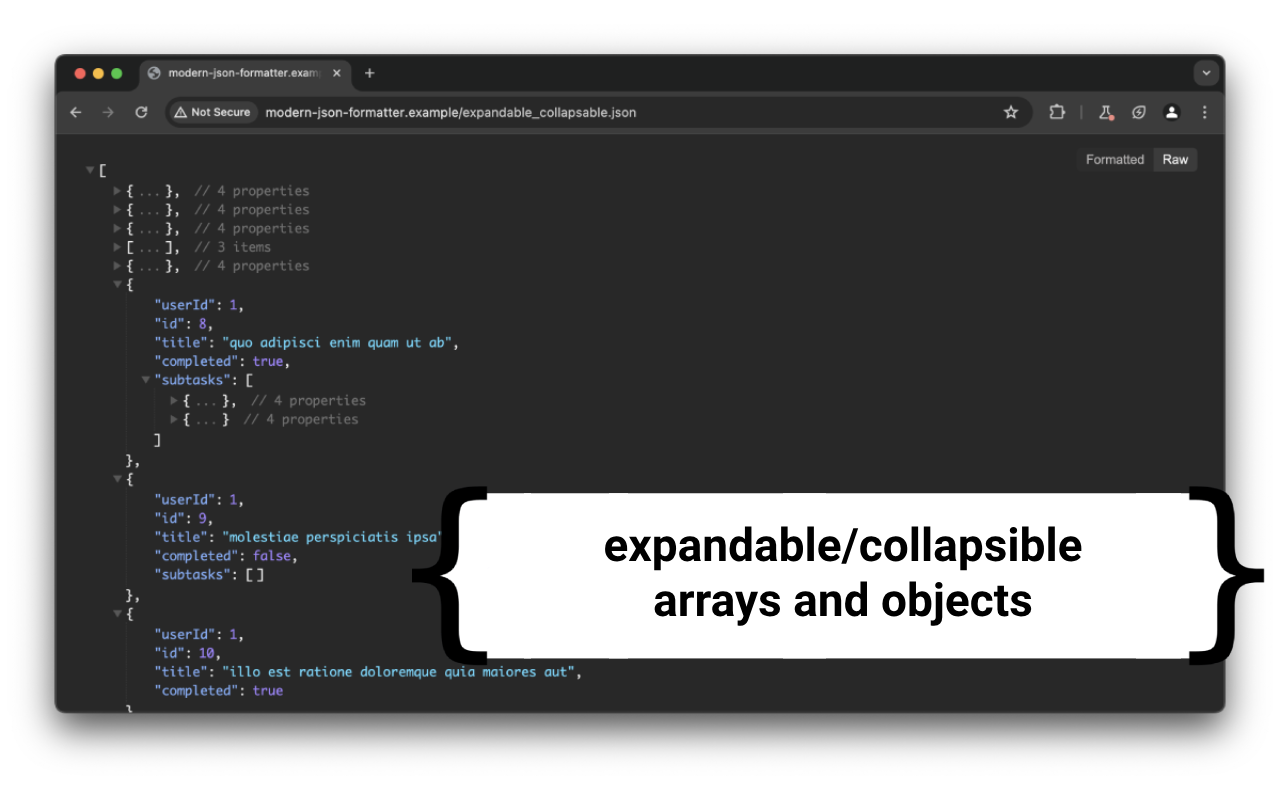
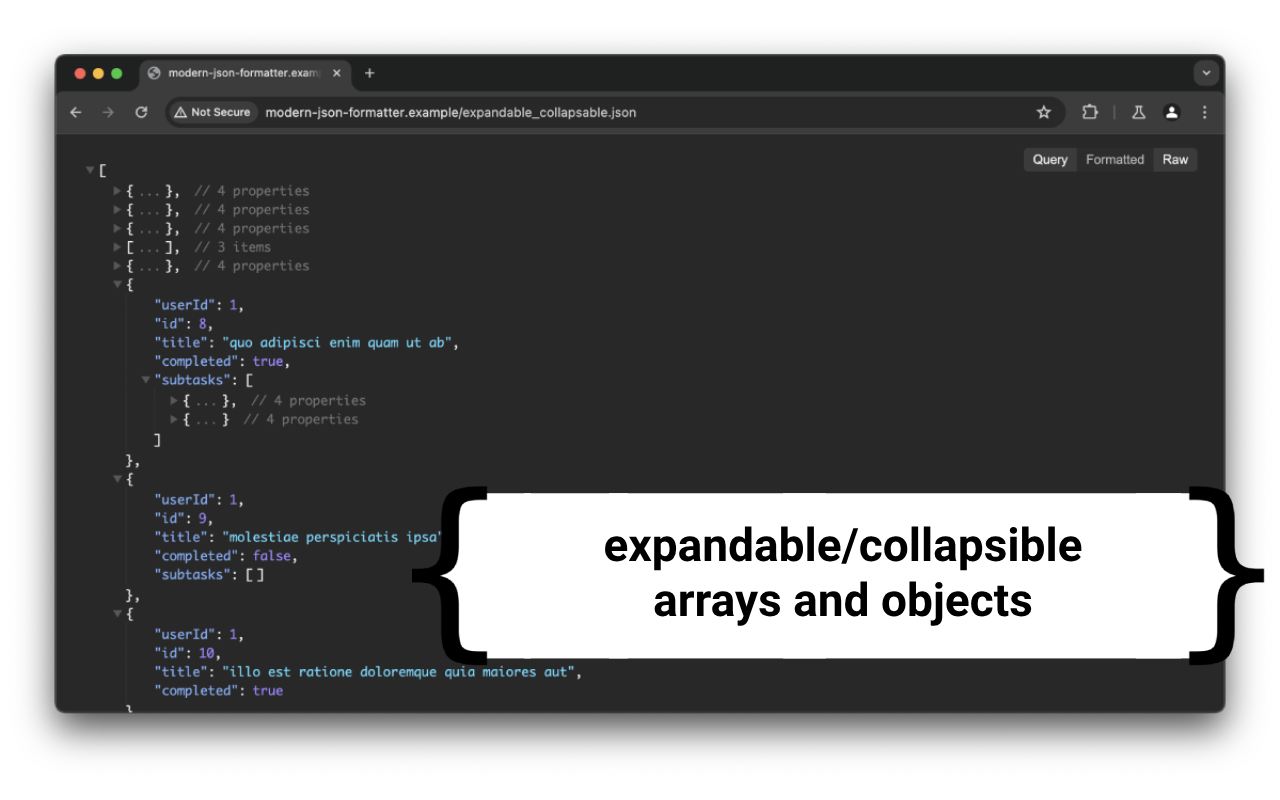
Layers edited between the first and the second w=1280, h=800 image:
painted on "Screenshot 2024-05-25 at 12.40.38" over [1002,96,1147,172]
